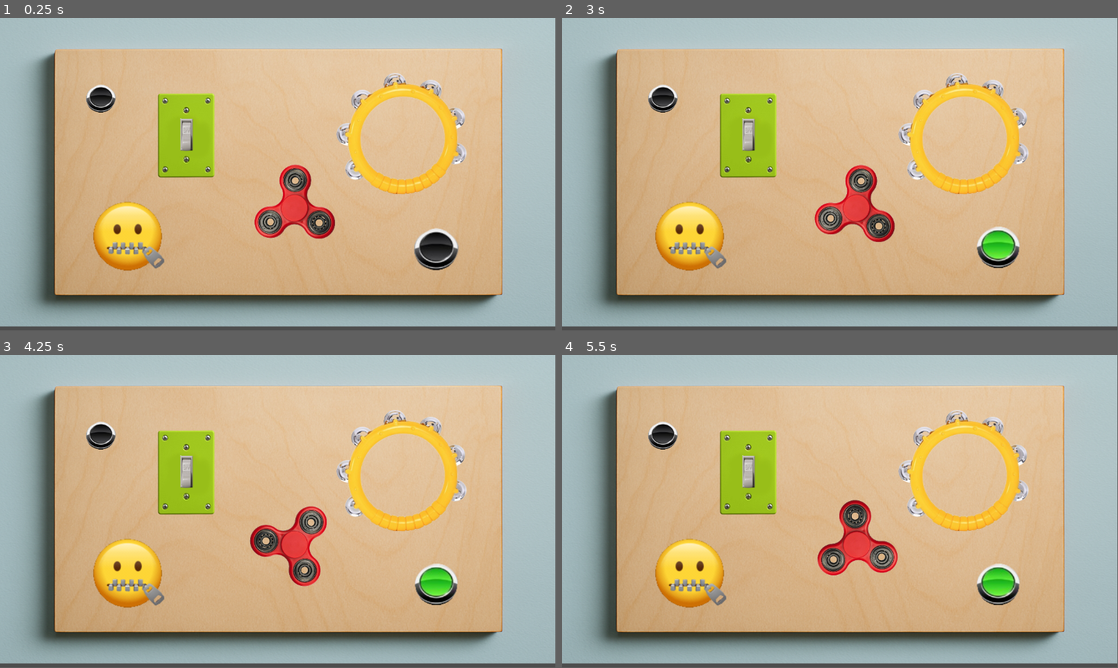
Above: before the commit, frames 1-4 (two rows, left to right).
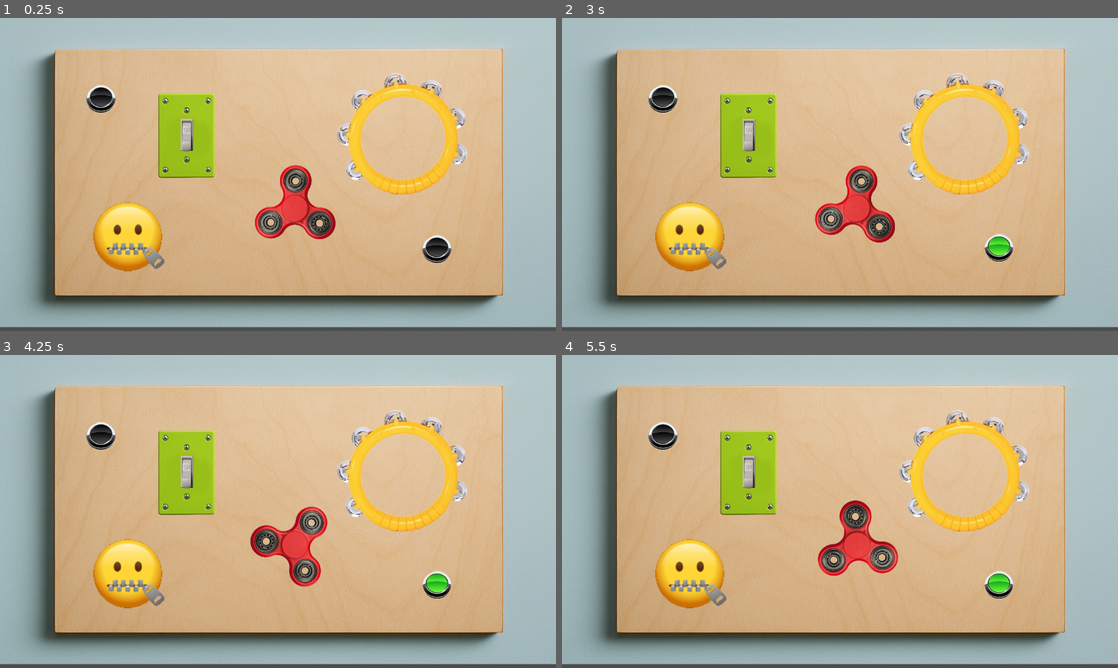
Above: after the commit, the same moments.

Repository: Vivi3Coder/Sensory-Fidget-Board
Game: Godot game, scene res://main_screen.tscn
Two runs of this game, one before a commit and one after it. Both use one fixed random seed, a clock stepped at 60 frames per second and the inputs below. Sound files missing from this copy of the repository are replaced by a short silence.
Inputs (mouse positions are in pixels of both pictures, inside the frame that each line leads up to):
- Up to frame 1 (0.25 s): no input
- Up to frame 2 (3 s): click (995, 246) at 0.52 s; click (995, 246) at 1.27 s; click (995, 246) at 2.02 s; tap Enter at 2.75 s; move the mouse to (856, 208) at 2.77 s; click (856, 208) at 2.92 s
- Up to frame 3 (4.25 s): move the mouse to (166, 527) at 3.52 s; click (166, 527) at 3.67 s
- Up to frame 4 (5.5 s): move the mouse to (895, 442) at 4.27 s; click (895, 442) at 4.42 s; move the mouse to (812, 574) at 5.02 s; click (812, 574) at 5.17 s
In our replay, the window is 799x449 before the commit and 800x450 after it. These sizes can differ from the game's own. Grey fills any space a smaller window leaves; there, only what the larger window draws over its background counts as a difference.

The runs differ from the first frame. In frame 1, 3.7% of the frame differs, in the area x 0-100%, y 0-99%; in frame 2, 3.7%; in frame 3, 3.7%; in frame 4, 3.8%.

Commit message:
Fixed web export and other bugs

Diff:
--- a/main_screen.tscn
+++ b/main_screen.tscn
@@ -84,7 +84,6 @@
 
 [node name="RainbowButton" parent="." instance=ExtResource("8_sj757")]
 position = Vector2(906, 475)
-scale = Vector2(1.5, 1.5)
 
 [node name="RainbowButton2" parent="." instance=ExtResource("8_sj757")]
 position = Vector2(210, 164)
--- a/project.godot
+++ b/project.godot
@@ -13,9 +13,14 @@
 config/name="Sensory Fidget Board"
 run/main_scene="uid://bmxuxrs2gul8j"
 config/features=PackedStringArray("4.4", "GL Compatibility")
-config/icon="res://icon.svg"
+config/icon="uid://ipyasxp6w0d5"
+
+[display]
+
+window/stretch/mode="viewport"
 
 [rendering]
 
 renderer/rendering_method="gl_compatibility"
 renderer/rendering_method.mobile="gl_compatibility"
+textures/vram_compression/import_etc2_astc=true
Binary file added: Game Icon.png
Not shown, added: Game Icon.png.import
Not shown, added: export_presets.cfg
Not shown, changed: docs/Sensory Fidget Board.js
Not shown, changed: docs/Sensory Fidget Board.pck
Not shown, changed: docs/Sensory Fidget Board.wasm
Not shown, changed: docs/index.html
